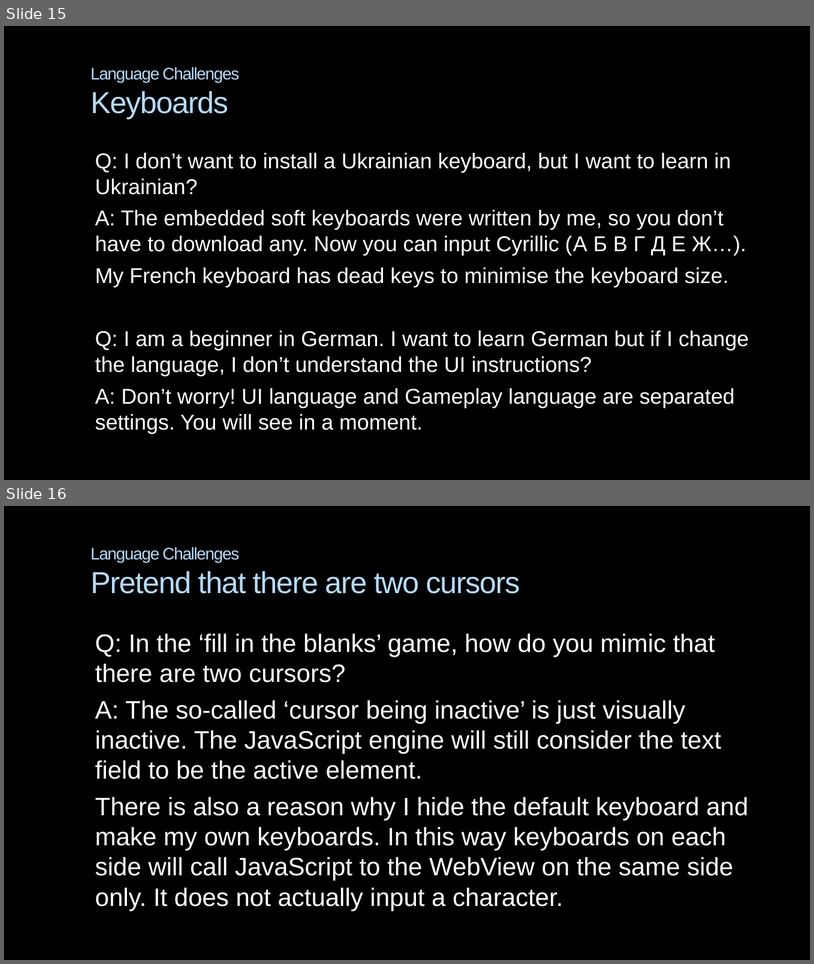
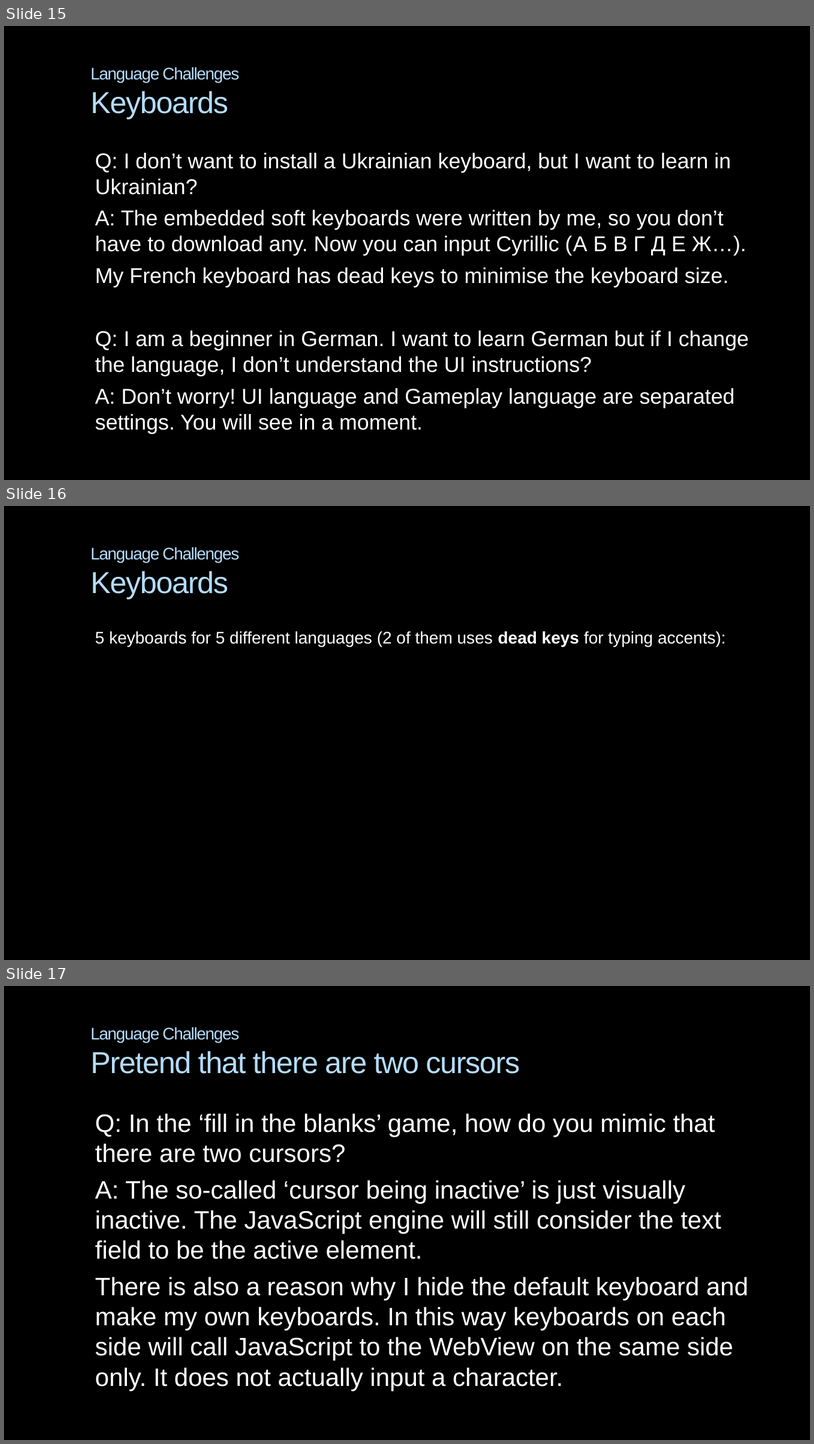
Before and after one commit to AlexanderPoone/tempusespatium, a slide deck: shitty_ppt.pptx. Shown one above the other, each under a label of ours: slides 15 and 16 before the commit, slides 15, 16 and 17 after it. The pictures are 814x964 and 814x1444 pixels, drawn with LibreOffice and Linux fonts; fonts in the diff are those of the drawing; background and template pictures are left out. Boxes give left, top, right and bottom in pixels: in the first picture for what was removed or moved away, otherwise in the second. Text is boxed around its words. In the diff, an @@ line names an element or a change of style, - is before the commit and + after.

```diff
--- a/shitty_ppt.pptx
+++ b/shitty_ppt.pptx
@@ slide 16 added at [4, 506, 810, 960], background picture (left out) @@
@@ title added at [90, 547, 239, 599], 20 pt, text #B4DCFA @@
+Language Challenges
+Keyboards
@@ text added at [95, 631, 726, 646], 20 pt, text #FFFFFF @@
+5 keyboards for 5 different languages (2 of them uses dead keys for typing accents):
@@ what was slide 16 is now slide 17 @@
```
Also in this commit, not shown: 4 slides changed, 4 other files.
